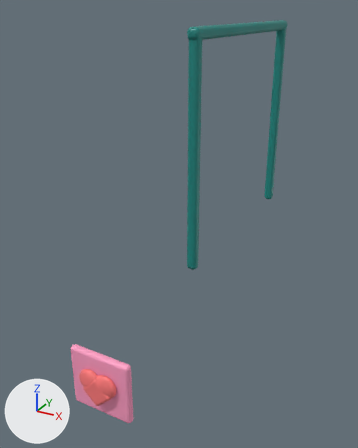
One commit to the FBX model EvolutionShop/Assets/EvolutionShop/Resources/Art/GrowthKit/BreedingPair.fbx: the scene before it, then after it.
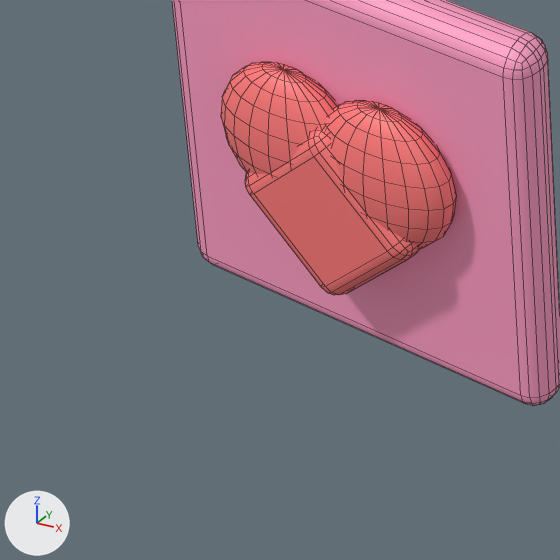
There are two pictures of each version: one whole from a 50 mm camera at (0.521, -0.949, 1.244) aimed at (0.014, -0.027, 0.783), one close up on the part from 12% to 37% of the width and 80% to 100% of the height. Arrows for +X, +Y and +Z are at lower left; the lights stay in place. The last two pictures show the newer version. The close-ups show mesh edges as thin lines. Where no turn or scale is listed for an object, it has been applied to the vertices.

Names of what the first close-up shows: 'BreedingPair mesh'.
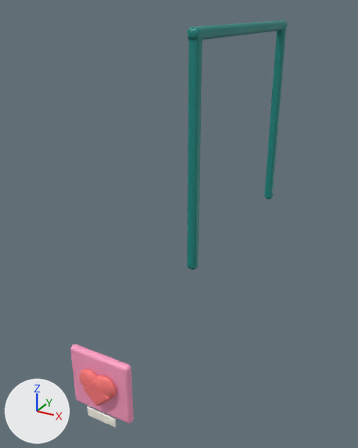
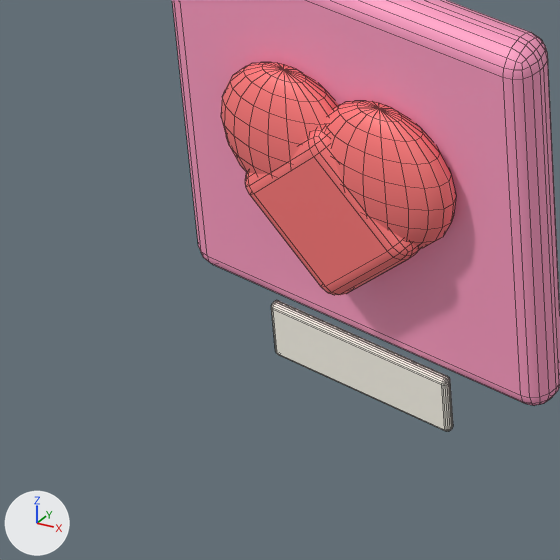
The change, as a list of edits to the scene's bpy script:
```text
Add mat_gk_paper:
    mat_gk_paper = principled_material('GK_Paper')
    mat_gk_paper.base_color = (1.0, 0.965, 0.863)  # white #fffbef
Change me_cube_597:
    used by ob_breedingpair_mesh; location = (0.0, 0.0, 0.0)
    remove me_cube_597.from_pydata(...)  # 1124 vertices, 1150 faces; spans x -0.14..0.156, y -0.282..0.225, z 0.38..1.215
    add me_cube_597.from_pydata(...)  # 1276 vertices, 1300 faces; spans x -0.14..0.156, y -0.282..0.225, z 0.358..1.215
    me_cube_597 part 1: a new loose piece of 152 vertices spanning x -0.1..-0.02, y -0.268..-0.264, z 0.358..0.383, in mat_gk_paper (white #fffbef)
    add me_cube_597.materials.append(mat_gk_paper)  # white #fffbef
```

Pixel boxes [x1, y1, x2, y2] of what changed, in the close-ups (560 x 560 px):
'BreedingPair mesh', reshaped
    before: [172, 0, 560, 406]
    after: [172, 0, 560, 431]
part 1 of me_cube_597, added
    after: [271, 300, 453, 431]
